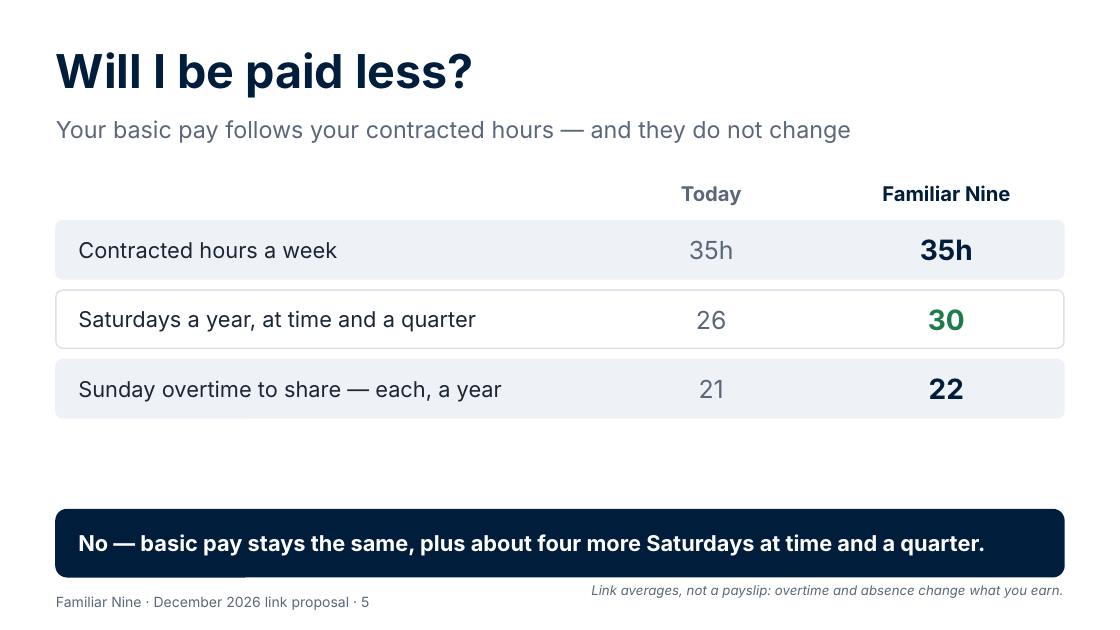
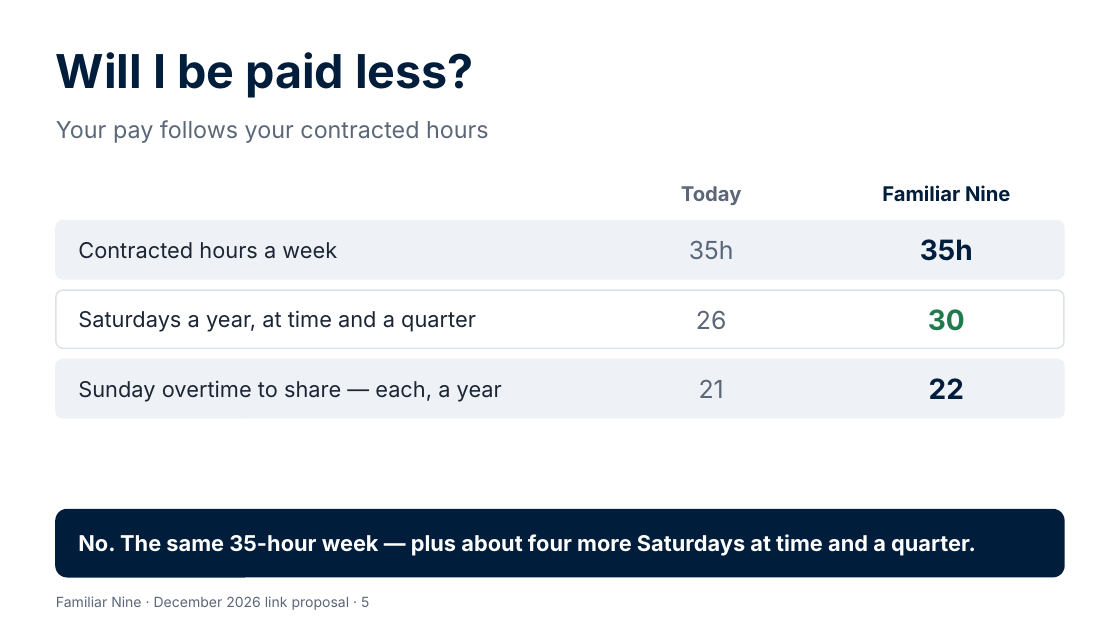
Before and after one commit to Garethdavidmiller/roster-app, a slide deck: slide 5 of docs/proposals/presentations/Familiar-Nine-for-colleagues.pptx. Drawn at 1120x630 pixels with LibreOffice and Linux fonts; fonts in the diff are those of the drawing. Boxes give left, top, right and bottom in pixels: in the first picture for what was removed or moved away, otherwise in the second. Text is boxed around its words. In the diff, an @@ line names an element or a change of style, - is before the commit and + after.

```diff
--- a/docs/proposals/presentations/Familiar-Nine-for-colleagues.pptx
+++ b/docs/proposals/presentations/Familiar-Nine-for-colleagues.pptx
@@ text at bbox=[56, 120, 489, 143]: text changed @@
-Your basic pay follows your contracted hours — and they do not change
+Your pay follows your contracted hours
@@ text at bbox=[78, 534, 976, 556]: text changed @@
-No — basic pay stays the same, plus about four more Saturdays at time and a quarter.
+No. The same 35-hour week — plus about four more Saturdays at time and a quarter.
@@ text removed at bbox=[591, 585, 1064, 598] @@
-Link averages, not a payslip: overtime and absence change what you earn.
```
Also in this commit, not shown: 6 other slides changed, 4 other files.
